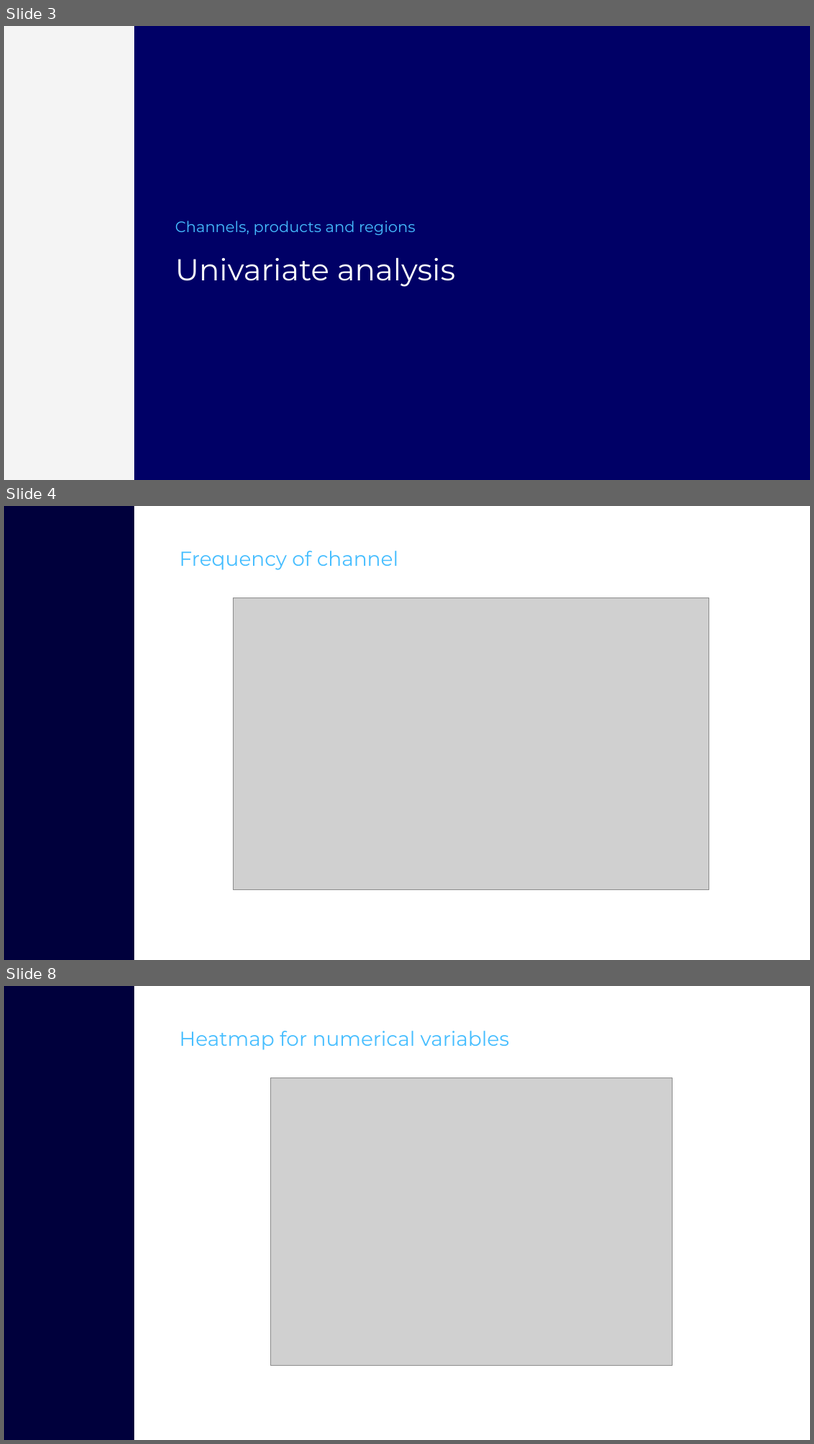
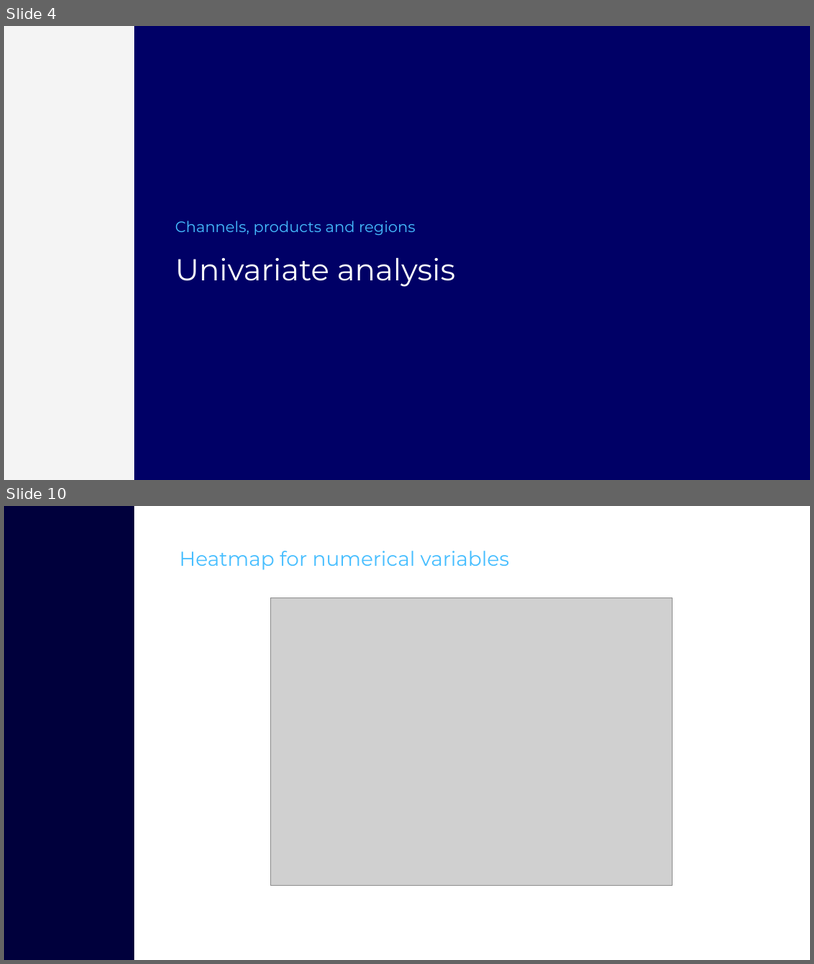
Before and after one commit to koloktos/marketing-campaign-analysis, a slide deck: Module1_Final_Project.pptx. Shown one above the other, each under a label of ours: slides 3, 4 and 8 before the commit, slides 4 and 10 after it; the slides between them are not shown. The pictures are 814x1444 and 814x964 pixels, drawn with LibreOffice and Linux fonts; fonts in the diff are those of the drawing; grey boxes stand for pictures. Boxes give left, top, right and bottom in pixels: in the first picture for what was removed or moved away, otherwise in the second. Text is boxed around its words. In the diff, an @@ line names an element or a change of style, - is before the commit and + after.

```diff
--- a/Module1_Final_Project.pptx
+++ b/Module1_Final_Project.pptx
@@ slide 4 removed at (x1=4, y1=506, x2=810, y2=960), background #FFFFFF; not listed: 1 template element that a slide beside it also shows @@
@@ text removed at (x1=180, y1=551, x2=399, y2=570) @@
-Frequency of channel
@@ picture removed at (x1=234, y1=597, x2=710, y2=889) @@
@@ what was slide 3 is now slide 4 @@
@@ what was slide 8 is now slide 10 @@
```
Also in this commit, not shown: 5 slides changed, 3 slides added, 1 other slide removed, 3 other files.
